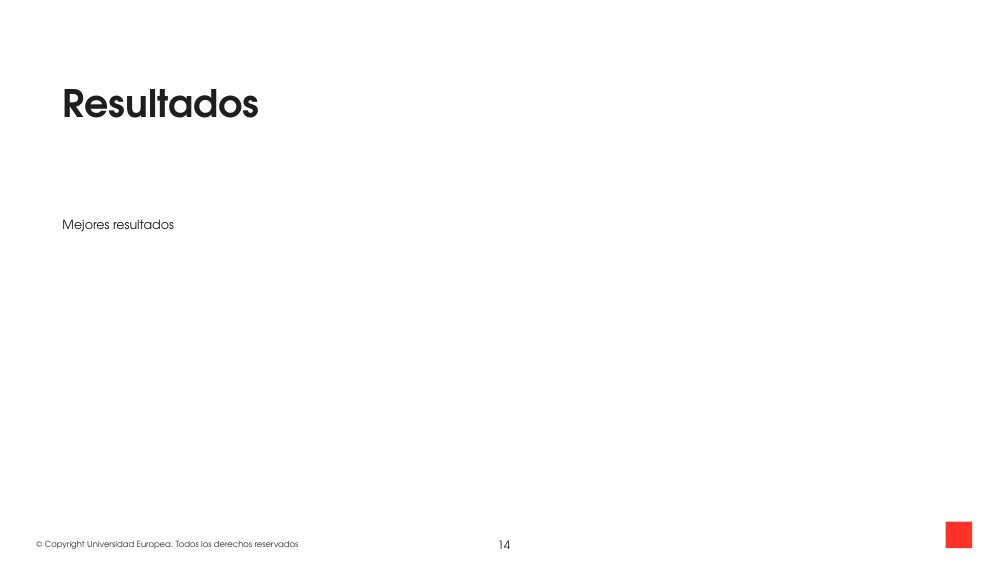
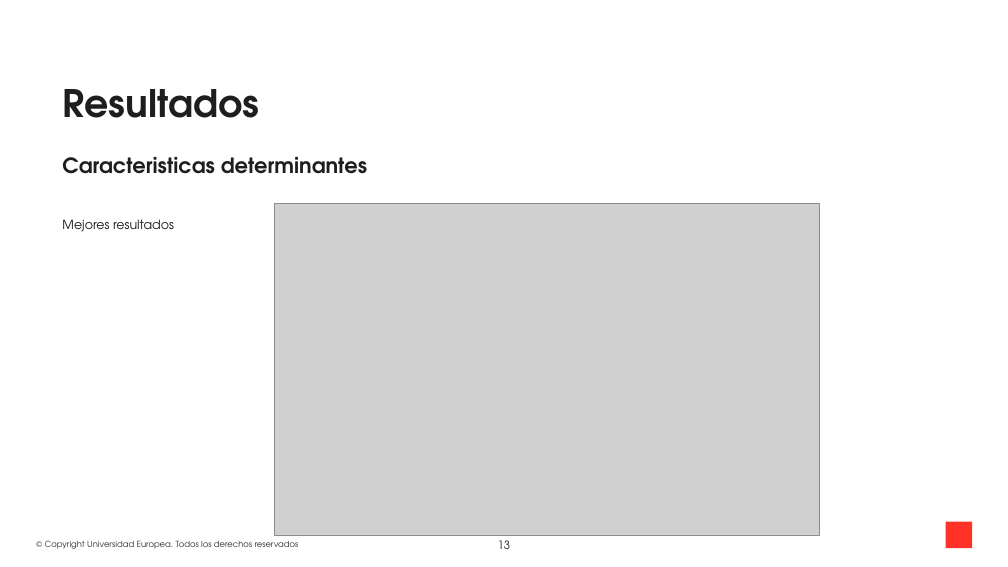
Before and after one commit to gerardmarturia/Sintetic-data-GMN, a slide deck: slide 13 of Presentacion/Presentacion TFM GMN.pptx (slide 14 before the commit). Drawn at 1008x567 pixels with LibreOffice and Linux fonts; fonts in the diff are those of the drawing; grey boxes stand for pictures; background and template pictures are left out. Boxes give left, top, right and bottom in pixels: in the first picture for what was removed or moved away, otherwise in the second. Text is boxed around its words. In the diff, an @@ line names an element or a change of style, - is before the commit and + after.

```diff
--- a/Presentacion/Presentacion TFM GMN.pptx
+++ b/Presentacion/Presentacion TFM GMN.pptx
@@ text added at [62, 157, 367, 174], 24 pt, text #1E1E1E, bold @@
+Caracteristicas determinantes
@@ picture added at [275, 203, 819, 535] @@
@@ page number at [498, 540, 511, 549]: text changed @@
-14
+13
```
Also in this commit, not shown: 9 other slides changed, 8 slides added, 4 slides removed.
